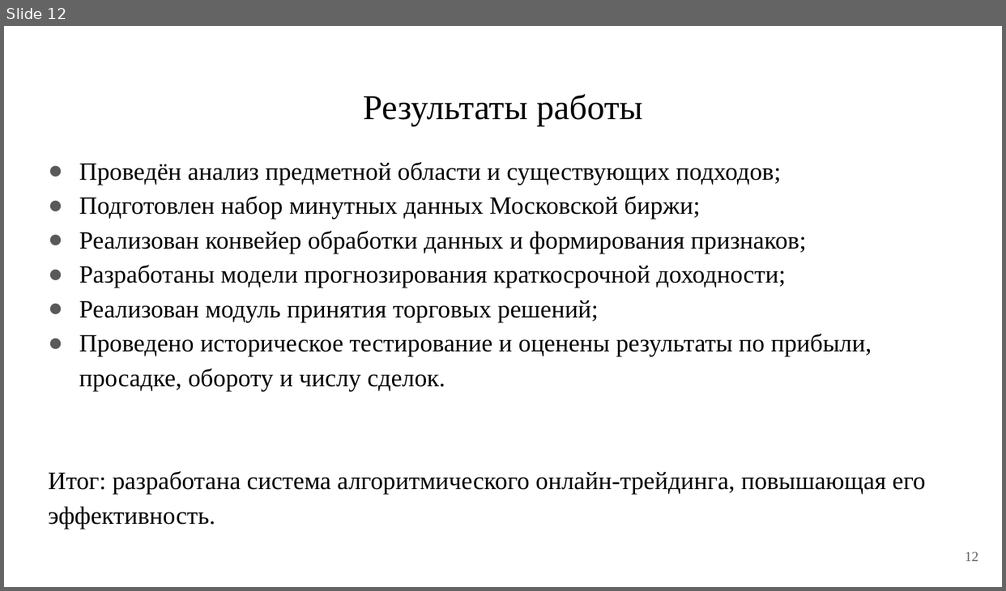
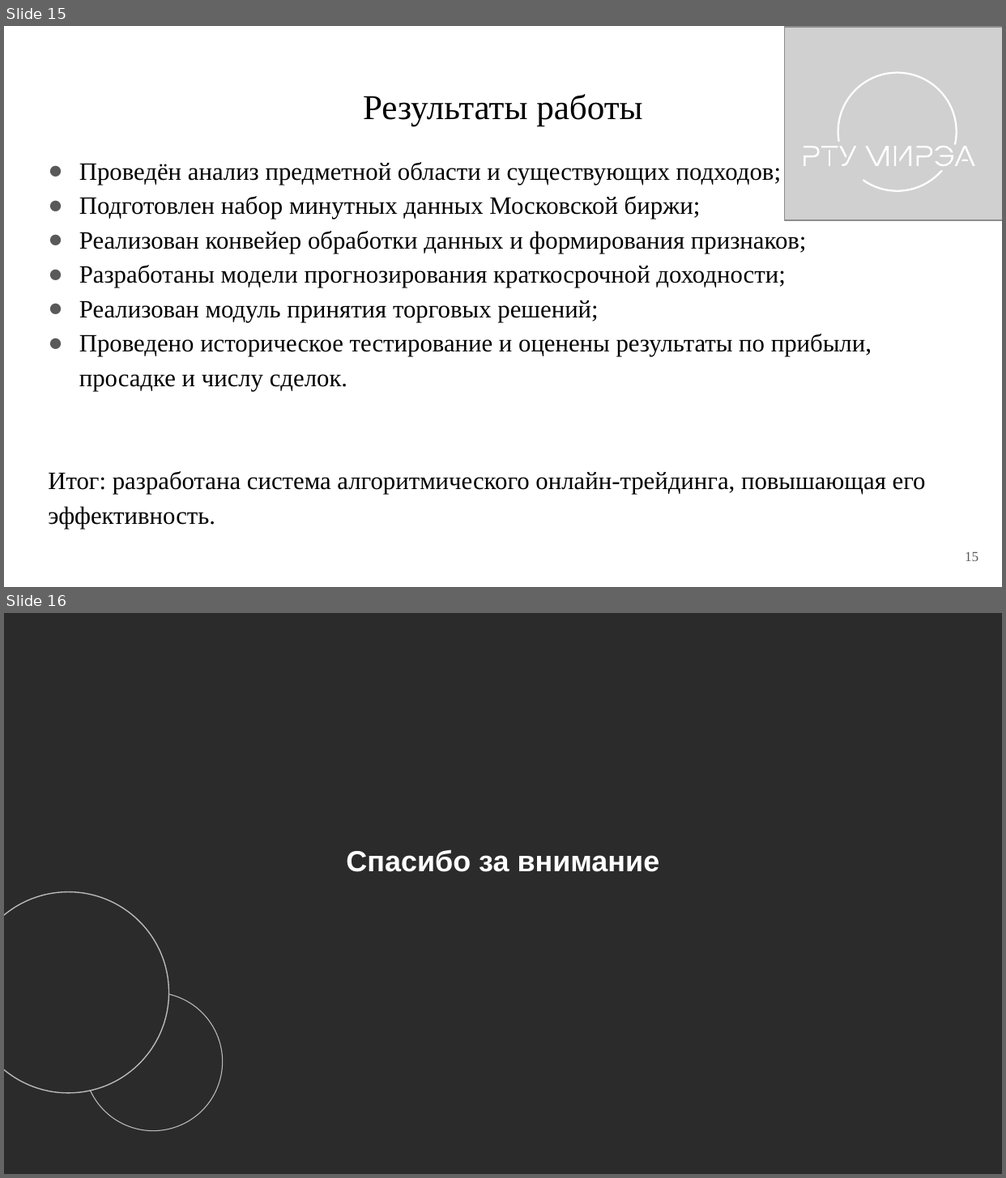
Before and after one commit to PetrovKirill00/BKP, a slide deck: docs/Презентация.pptx. Shown one above the other, each under a label of ours: slide 12 before the commit, slides 15 and 16 after it. The pictures are 1006x591 and 1006x1178 pixels, drawn with LibreOffice and Linux fonts; fonts in the diff are those of the drawing; grey boxes stand for pictures; background and template pictures are left out; a plain dark background stands for a picture behind light text. Boxes give left, top, right and bottom in pixels: in the first picture for what was removed or moved away, otherwise in the second. Text is boxed around its words. In the diff, an @@ line names an element or a change of style, - is before the commit and + after.

```diff
--- a/docs/Презентация.pptx
+++ b/docs/Презентация.pptx
@@ slide 16 added at <box>4,613,1002,1174</box>, background picture (left out) @@
@@ text added at <box>346,850,660,872</box>, 21 pt, text #FFFFFF, bold @@
+Спасибо за внимание
@@ freeform shape added at <box>4,892,170,1094</box>, outline #BABCBF 0.8 pt @@
@@ freeform shape added at <box>91,995,223,1131</box>, outline #BABCBF 0.64 pt @@
@@ what was slide 12 is now slide 15 @@
@@ slide 15 changed as well @@
@@ picture added at <box>785,27,1002,220</box> @@
@@ group added at <box>803,72,975,193</box>: 15 freeform shapes @@
@@ text at <box>79,334,872,391</box>: text changed @@
-● Проведено историческое тестирование и оценены результаты по прибыли, просадке, обороту и числу сделок.
+● Проведено историческое тестирование и оценены результаты по прибыли, просадке и числу сделок.
@@ page number at <box>965,552,978,561</box>: text changed @@
-12
+15
```
Also in this commit, not shown: 9 other slides changed, 5 other slides added, 3 slides removed, 6 other files.
